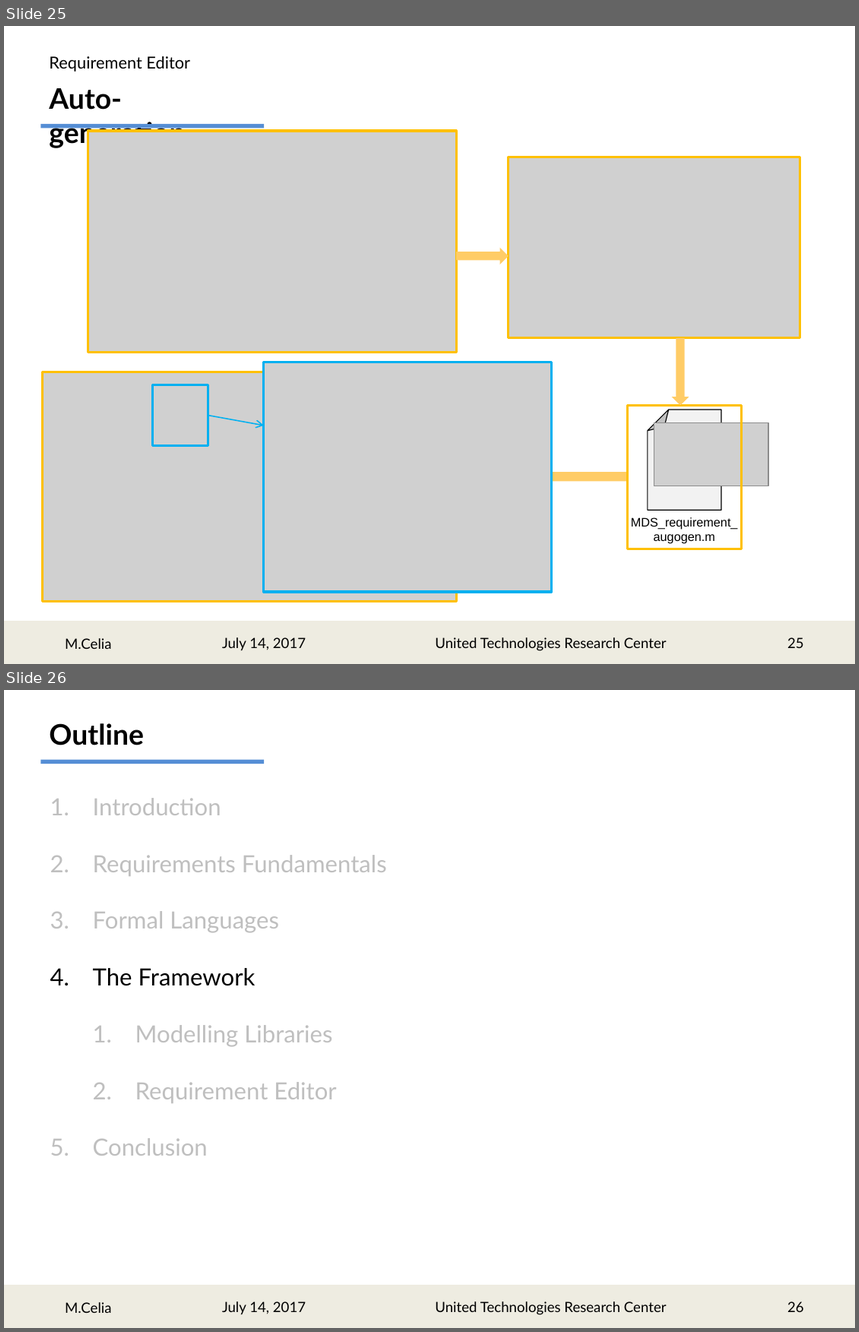
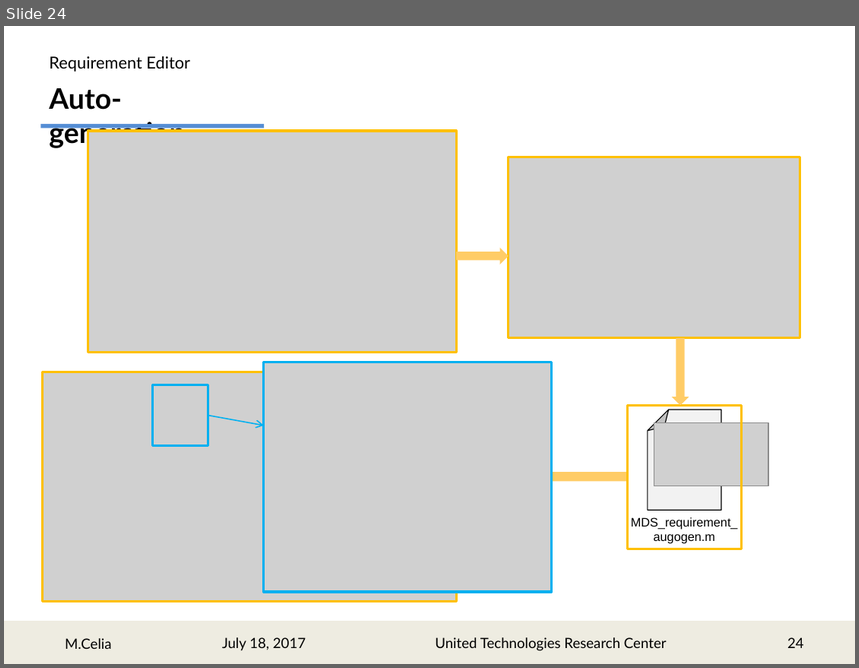
Before and after one commit to marcocelia/Master-Thesis, a slide deck: Presentation/RMpresentation_r1.pptx. Shown one above the other, each under a label of ours: slides 25 and 26 before the commit, slide 24 after it. The pictures are 859x1332 and 859x668 pixels, drawn with LibreOffice and Linux fonts; fonts in the diff are those of the drawing; grey boxes stand for pictures. Boxes give left, top, right and bottom in pixels: in the first picture for what was removed or moved away, otherwise in the second. Text is boxed around its words. In the diff, an @@ line names an element or a change of style, - is before the commit and + after.

```diff
--- a/Presentation/RMpresentation_r1.pptx
+++ b/Presentation/RMpresentation_r1.pptx
@@ slide 26 removed at (x1=4, y1=690, x2=855, y2=1328), background #FFFFFF @@
@@ text removed at (x1=49, y1=723, x2=144, y2=745) @@
-Outline
@@ rectangle removed at (x1=40, y1=760, x2=264, y2=764) @@
@@ text removed at (x1=93, y1=798, x2=387, y2=1156) @@
-1. Introduction
-2. Requirements Fundamentals
-3. Formal Languages
-4. The Framework
-  1. Modelling Libraries
-  2. Requirement Editor
-5. Conclusion
@@ rectangle removed at (x1=4, y1=1287, x2=855, y2=1328) @@
@@ text removed at (x1=65, y1=1303, x2=112, y2=1313) @@
-M.Celia
@@ text removed at (x1=222, y1=1302, x2=306, y2=1315) @@
-July 14, 2017
@@ text removed at (x1=435, y1=1302, x2=667, y2=1315) @@
-United Technologies Research Center
@@ page number removed at (x1=788, y1=1302, x2=804, y2=1312) @@
-26
@@ what was slide 25 is now slide 24 @@
@@ slide 24 changed as well @@
@@ text at (x1=222, y1=638, x2=306, y2=651): text changed @@
-July 14, 2017
+July 18, 2017
@@ page number at (x1=788, y1=638, x2=804, y2=648): text changed @@
-25
+24
```
Also in this commit, not shown: 26 other slides changed, 1 other slide removed, 3 other files.
